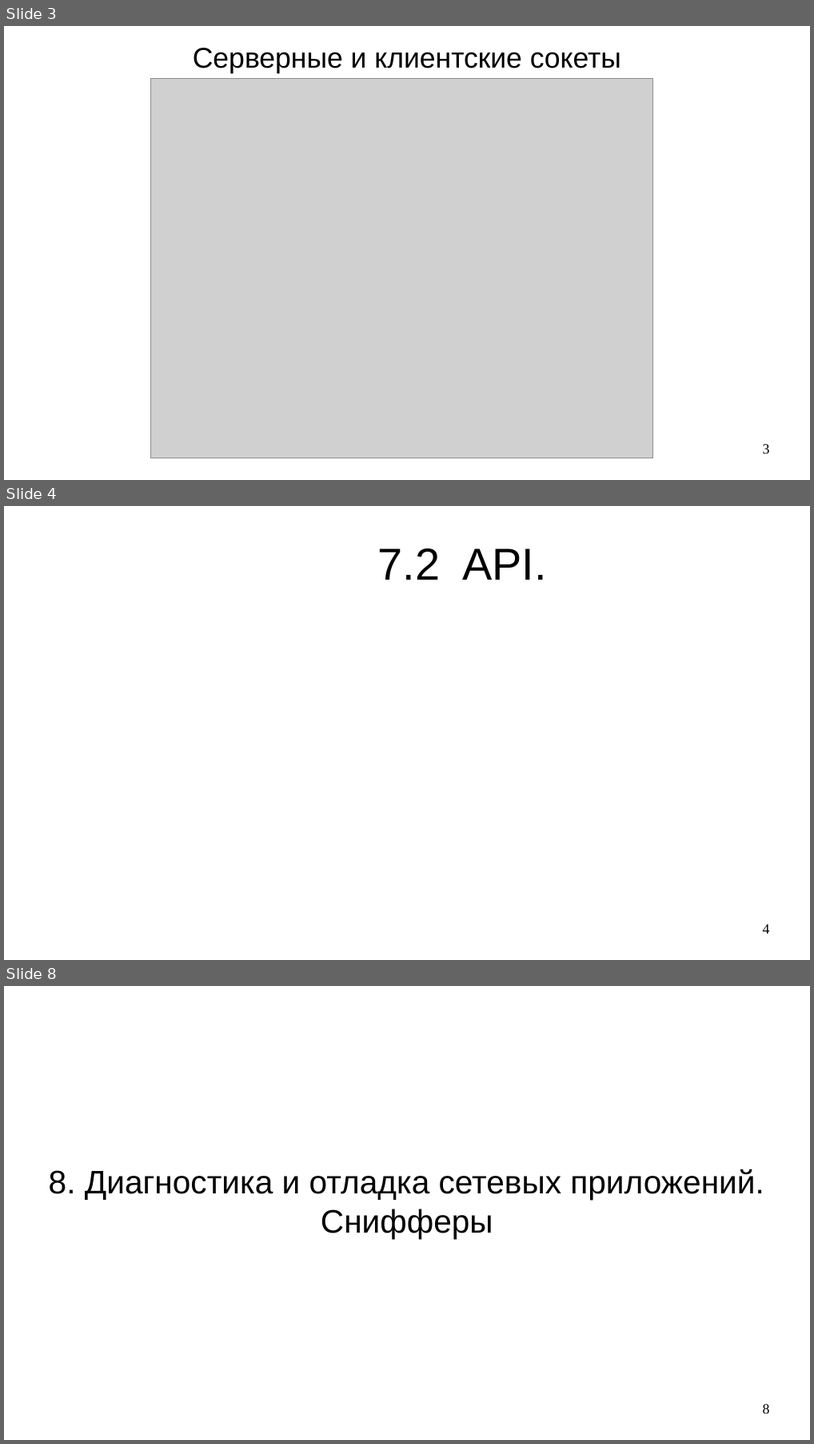
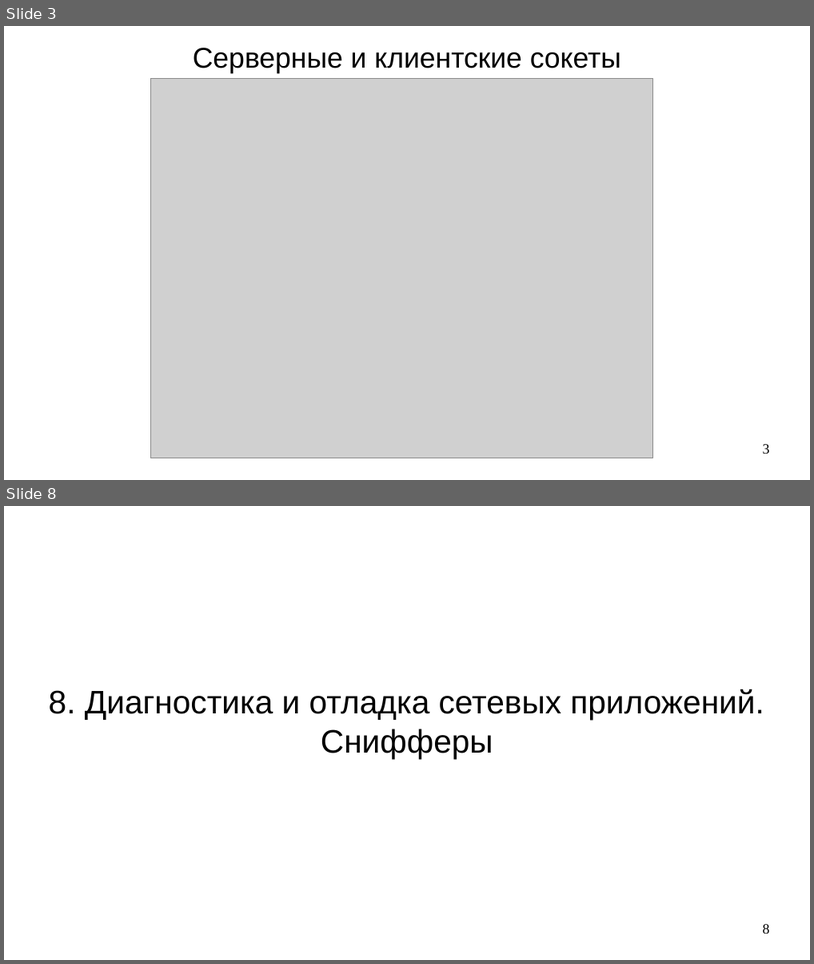
Before and after one commit to steelcraft/stud-lab, a slide deck: Лекции/CBNET01#L5.odp. Shown one above the other, each under a label of ours: slides 3, 4 and 8 before the commit, slides 3 and 8 after it; the slides between them are not shown. The pictures are 814x1444 and 814x964 pixels, drawn with LibreOffice and Linux fonts; fonts in the diff are those of the drawing; grey boxes stand for pictures. Boxes give left, top, right and bottom in pixels: in the first picture for what was removed or moved away, otherwise in the second. Text is boxed around its words. In the diff, an @@ line names an element or a change of style, - is before the commit and + after.

```diff
--- a/Лекции/CBNET01#L5.odp
+++ b/Лекции/CBNET01#L5.odp
@@ slide 4 removed at <box>4,506,810,960</box>, background #FFFFFF @@
@@ title removed at <box>378,548,546,580</box> @@
-7.2 API.
@@ page number removed at <box>763,924,770,933</box> @@
-4
```
Also in this commit, not shown: 2 slides changed, 2 slides added, 1 other slide removed.
